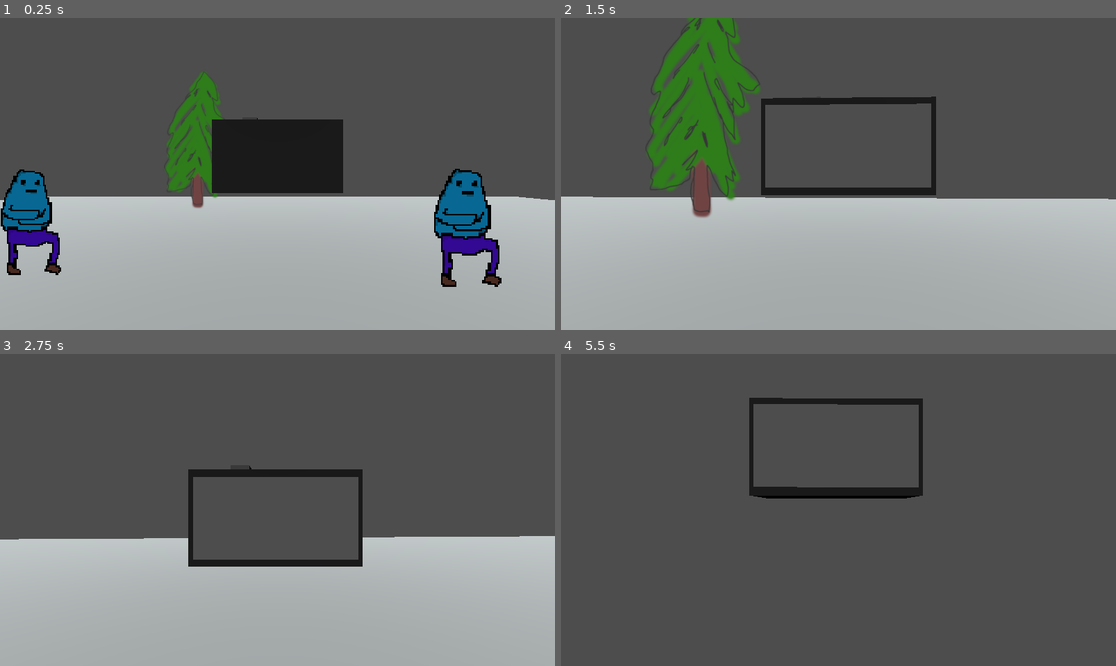
Above: before the commit, frames 1-4 (two rows, left to right).
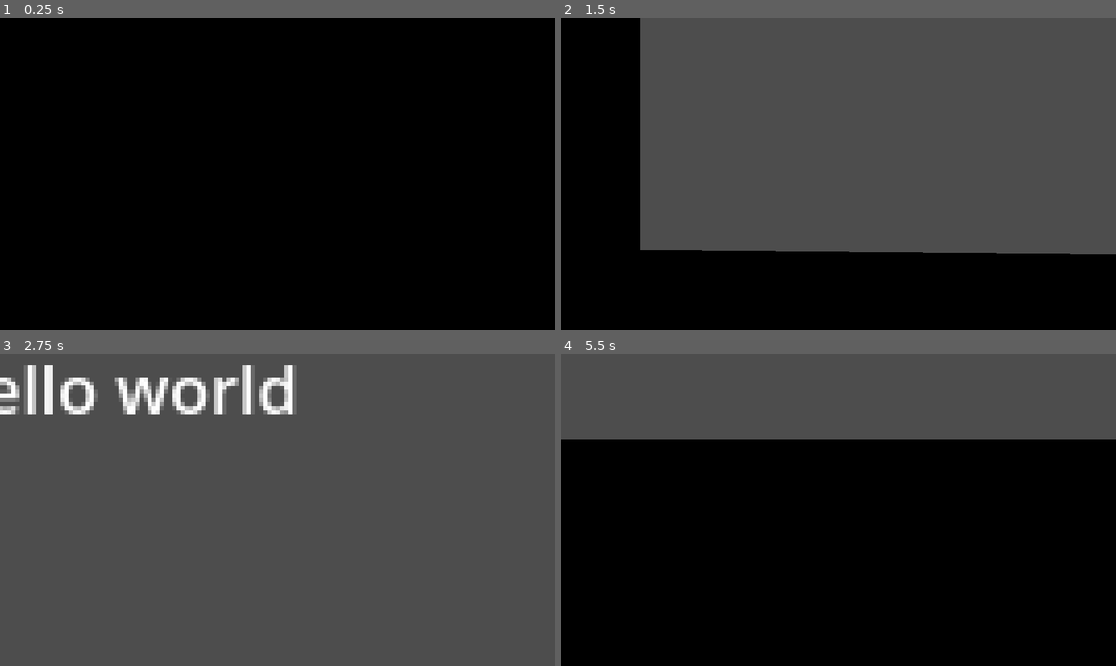
Above: after the commit, the same moments.

Repository: theowiik/xmas-game-jam-2025
Game: Godot game, scene res://scenes/main.tscn
The game is run twice, just before and just after one commit, with the same random seed, the same clock (stepped at 60 frames per second) and the same inputs.
Inputs (mouse positions are in pixels of both pictures, inside the frame that each line leads up to):
- Up to frame 1 (0.25 s): no input
- Up to frame 2 (1.5 s): tap Enter at 0.5 s; move the mouse to (866, 174) at 0.52 s; hold W (WALK_FORWARD) from 0.53 s (still down); tap Space (JUMP) at 0.77 s; move the mouse to (810, 174) at 1.27 s
- Up to frame 3 (2.75 s): keep holding W (WALK_FORWARD); tap Space (JUMP) at 1.52 s; move the mouse to (288, 503) at 2.02 s
- Up to frame 4 (5.5 s): keep holding W (WALK_FORWARD); move the mouse to (832, 516) at 2.77 s; tap Space (JUMP) at 3.02, 3.77, 4.52 s; move the mouse to (877, 513) at 3.52 s; move the mouse to (794, 506) at 4.27 s; move the mouse to (844, 510) at 5.02 s

The runs differ from the first frame. In frame 1, 98% of the frame differs, in the area x 0-100%, y 0-100%; in frame 2, 59%; in frame 3, 44%; in frame 4, 73%.

Commit message:
Add viewport effect

Diff:
--- a/objects/camera.tscn
+++ b/objects/camera.tscn
@@ -1,6 +1,7 @@
-[gd_scene load_steps=6 format=3 uid="uid://c2pay3j4jqds6"]
+[gd_scene load_steps=7 format=3 uid="uid://c2pay3j4jqds6"]
 
 [ext_resource type="Script" uid="uid://clb0vqw04aqg8" path="res://scripts/camera.gd" id="1_exrbp"]
+[ext_resource type="Texture2D" uid="uid://bh71en6tllg5i" path="res://assets/sprites/tree.png" id="2_n8nd1"]
 
 [sub_resource type="StandardMaterial3D" id="StandardMaterial3D_exrbp"]
 albedo_color = Color(0.24477637, 0.2447764, 0.24477637, 1)
@@ -19,15 +20,30 @@
 script = ExtResource("1_exrbp")
 
 [node name="SubViewport" type="SubViewport" parent="."]
-size = Vector2i(100, 50)
+size = Vector2i(160, 90)
 
 [node name="Camera3D" type="Camera3D" parent="SubViewport"]
+fov = 81.31556
+
+[node name="CanvasLayer" type="CanvasLayer" parent="SubViewport"]
+
+[node name="Label" type="Label" parent="SubViewport/CanvasLayer"]
+offset_right = 40.0
+offset_bottom = 23.0
+text = "hello world"
+
+[node name="TextureRect" type="TextureRect" parent="SubViewport/CanvasLayer"]
+offset_right = 40.0
+offset_bottom = 40.0
+texture = ExtResource("2_n8nd1")
 
 [node name="MeshInstance3D" type="MeshInstance3D" parent="."]
+layers = 2
 mesh = SubResource("BoxMesh_jkbwe")
 
-[node name="Sprite3D" type="Sprite3D" parent="."]
-transform = Transform3D(0.56, 0, 0, 0, 0.56, 0, 0, 0, 0.56, 0, 0, 0.112570435)
+[node name="ViewFinder" type="Sprite3D" parent="."]
+transform = Transform3D(0.35, 0, 0, 0, 0.35, 0, 0, 0, 0.35, 0, 0, 0.112570435)
+layers = 2
 texture_filter = 0
 texture = SubResource("ViewportTexture_jkbwe")
 
@@ -36,4 +52,5 @@
 
 [node name="MeshInstance3D2" type="MeshInstance3D" parent="."]
 transform = Transform3D(1, 0, 0, 0, 1, 0, 0, 0, 1, -0.135, 0.175, 0)
+layers = 2
 mesh = SubResource("BoxMesh_exrbp")
--- a/objects/player.tscn
+++ b/objects/player.tscn
@@ -1,8 +1,11 @@
-[gd_scene load_steps=3 format=3 uid="uid://wilclsh64myp"]
+[gd_scene load_steps=4 format=3 uid="uid://wilclsh64myp"]
 
 [ext_resource type="Script" uid="uid://cphs6p6g4lci0" path="res://scripts/player.gd" id="2_ykyjo"]
 
 [sub_resource type="CapsuleShape3D" id="CapsuleShape3D_eqqp1"]
+
+[sub_resource type="BoxMesh" id="BoxMesh_eqqp1"]
+size = Vector3(0.6, 0.3, 0.2)
 
 [node name="Player" type="CharacterBody3D"]
 script = ExtResource("2_ykyjo")
@@ -16,5 +19,12 @@
 [node name="DesiredCameraPosition" type="Marker3D" parent="ViewPivot"]
 transform = Transform3D(1, 0, 0, 0, 1, 0, 0, 0, 1, 0, 0, -0.8858592)
 
+[node name="ReferenceCamera" type="MeshInstance3D" parent="ViewPivot/DesiredCameraPosition"]
+visible = false
+layers = 3
+mesh = SubResource("BoxMesh_eqqp1")
+
 [node name="Camera3D" type="Camera3D" parent="ViewPivot"]
 transform = Transform3D(1, 0, 0, 0, 1, 0, 0, 0, 1, 0, 0, 0.16453296)
+cull_mask = 2
+fov = 21.780647
--- a/project.godot
+++ b/project.godot
@@ -42,3 +42,8 @@
 "events": [Object(InputEventKey,"resource_local_to_scene":false,"resource_name":"","device":-1,"window_id":0,"alt_press …(191 unchanged characters)…
 ]
 }
+
+[layer_names]
+
+3d_render/layer_1="default"
+3d_render/layer_2="camera"
--- a/scenes/main.tscn
+++ b/scenes/main.tscn
@@ -16,6 +16,9 @@
 [sub_resource type="BoxMesh" id="BoxMesh_o5qli"]
 material = SubResource("StandardMaterial3D_o5qli")
 size = Vector3(46.21, 1, 40.345)
+
+[sub_resource type="Environment" id="Environment_tefeu"]
+background_mode = 1
 
 [node name="Main" type="Node3D"]
 script = ExtResource("1_tefeu")
@@ -49,6 +52,10 @@
 [node name="DirectionalLight3D" type="DirectionalLight3D" parent="."]
 transform = Transform3D(1, 0, 0, 0, 0.25881907, 0.9659258, 0, -0.9659258, 0.25881907, 0, 9.349139, 0)
 light_energy = 0.547
+light_cull_mask = 4293918721
 
 [node name="Tree" parent="." instance=ExtResource("4_jyhfs")]
 transform = Transform3D(1, 0, 0, 0, 1, 0, 0, 0, 1, -3.9814558, 2.7003293, -12.030553)
+
+[node name="WorldEnvironment" type="WorldEnvironment" parent="."]
+environment = SubResource("Environment_tefeu")
--- a/scripts/player.gd
+++ b/scripts/player.gd
@@ -9,6 +9,7 @@
 var gravity: float = 9.82
 var speed: float = 5.0
 
+var look_speed: float = 0.8
 var player_rotation_smoothing: float = 5.0
 var camera_position_smoothing: float = 15.0
 var camera_rotation_smoothing: float = 15.0
@@ -29,9 +30,9 @@
 
 func _process(delta: float) -> void:
 	move(delta)
-	smooth_rotation(delta)
-	apply_camera_bob(delta)
-	smooth_camera(delta)
+	look(delta)
+	camera_shake(delta)
+	move_camera(delta)
 
 
 func _unhandled_input(event: InputEvent) -> void:
@@ -40,18 +41,21 @@
 
 	elif event is InputEventMouseMotion and Input.mouse_mode == Input.MOUSE_MODE_CAPTURED:
 		var mouse_delta: Vector2 = event.relative
-		target_rotation_y += deg_to_rad(-mouse_delta.x * 0.1)
-		target_rotation_x += deg_to_rad(-mouse_delta.y * 0.1)
-		target_rotation_x = clamp(target_rotation_x, deg_to_rad(-60), deg_to_rad(60))
+		target_rotation_y = deg_to_rad(-mouse_delta.x * look_speed)
+		target_rotation_x = deg_to_rad(-mouse_delta.y * look_speed)
 
 
-func smooth_rotation(delta: float) -> void:
-	rotation.y = lerp_angle(rotation.y, target_rotation_y, player_rotation_smoothing * delta)
-	current_rotation_x = lerp(current_rotation_x, target_rotation_x, player_rotation_smoothing * delta)
+func look(delta: float) -> void:
+	rotation.y += target_rotation_y * player_rotation_smoothing * delta
+	current_rotation_x += target_rotation_x * player_rotation_smoothing * delta
+	current_rotation_x = clamp(current_rotation_x, deg_to_rad(-60), deg_to_rad(60))
 	view_pivot.rotation.x = current_rotation_x
 
+	target_rotation_y = lerp(target_rotation_y, 0.0, 10.0 * delta)
+	target_rotation_x = lerp(target_rotation_x, 0.0, 10.0 * delta)
 
-func apply_camera_bob(delta: float) -> void:
+
+func camera_shake(delta: float) -> void:
 	var velocity_2d := Vector2(velocity.x, velocity.z)
 	var is_moving := velocity_2d.length() > 0.1 and is_on_floor()
 
@@ -67,7 +71,7 @@
 	view_pivot.position.x = bob_offset_x
 
 
-func smooth_camera(delta: float) -> void:
+func move_camera(delta: float) -> void:
 	if camera == null:
 		return
 
@@ -75,7 +79,6 @@
 		desired_camera_position.global_position, camera_position_smoothing * delta
 	)
 
-	# Use quaternion slerp for proper rotation interpolation (avoids 360° spins)
 	var current_quat := camera.global_transform.basis.get_rotation_quaternion()
 	var target_quat := desired_camera_position.global_transform.basis.get_rotation_quaternion()
 	var interpolated_quat := current_quat.slerp(target_quat, camera_rotation_smoothing * delta)
Not shown: 1 places in scenes/main.tscn that only renumber resources
